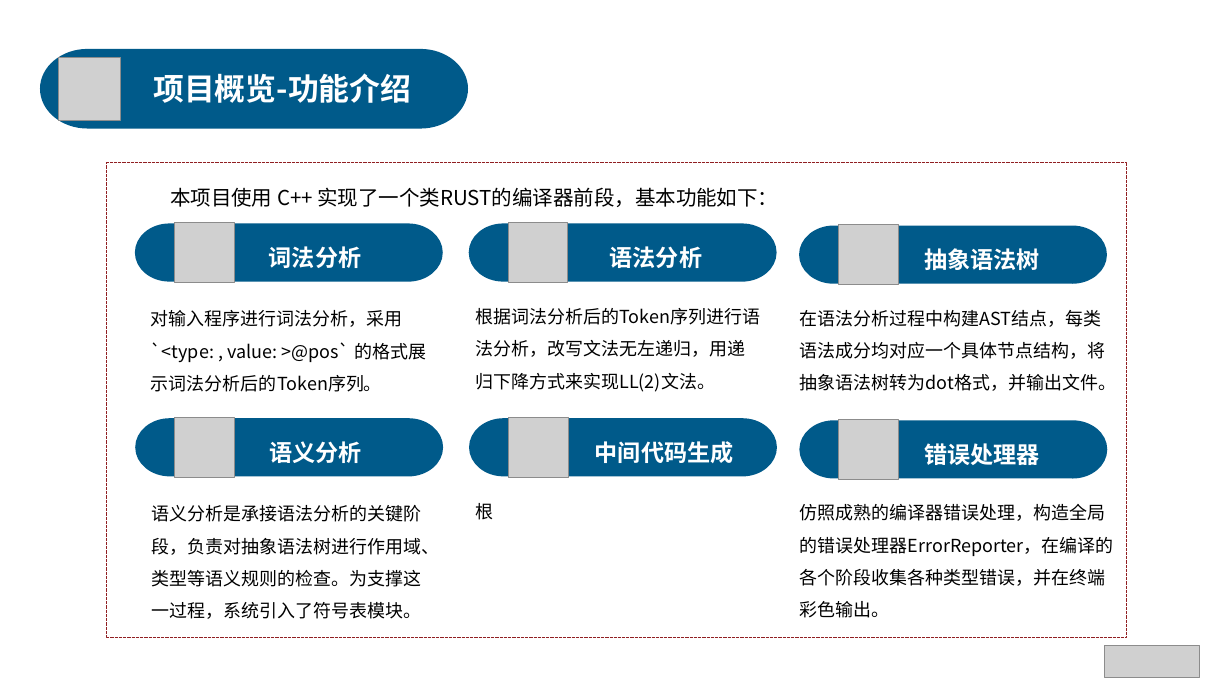
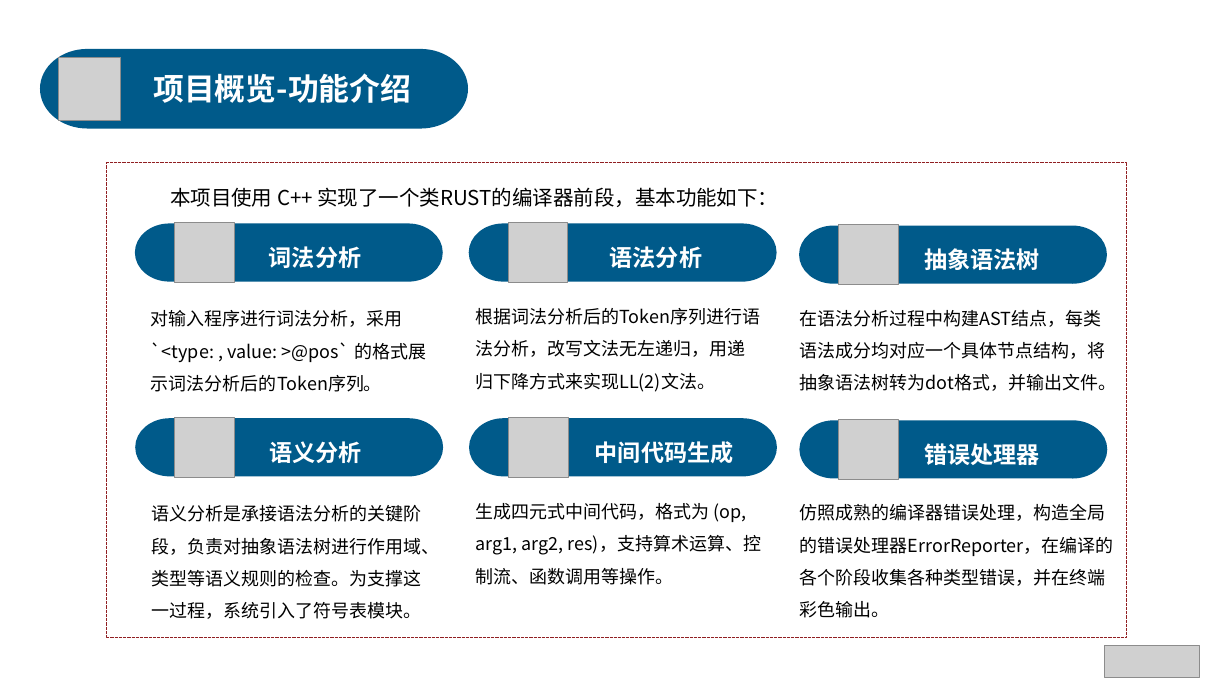
Before and after one commit to anxi710/compiler-principle-project, a slide deck: slide 4 of report/compiler_ppt.pptx. Drawn at 1232x693 pixels with LibreOffice and Linux fonts; fonts in the diff are those of the drawing; grey boxes stand for pictures. Boxes give left, top, right and bottom in pixels: in the first picture for what was removed or moved away, otherwise in the second. Text is boxed around its words. In the diff, an @@ line names an element or a change of style, - is before the commit and + after.

```diff
--- a/report/compiler_ppt.pptx
+++ b/report/compiler_ppt.pptx
@@ text at bbox=[476, 503, 761, 585]: text changed @@
-根
+生成四元式中间代码，格式为 (op, arg1, arg2, res)，支持算术运算、控制流、函数调用等操作。
```
Also in this commit, not shown: 9 other slides changed, 3 slides added, 2 slides removed.
